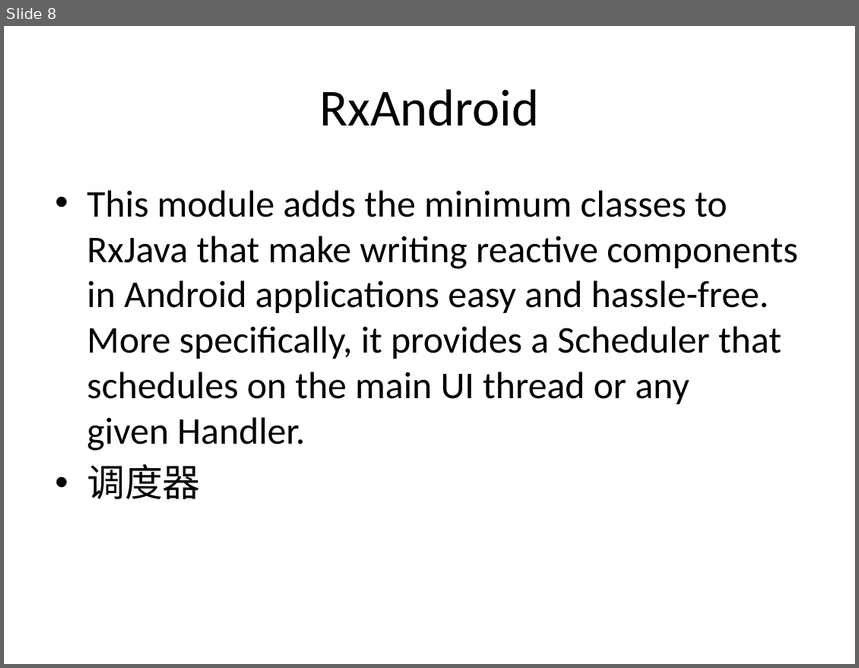
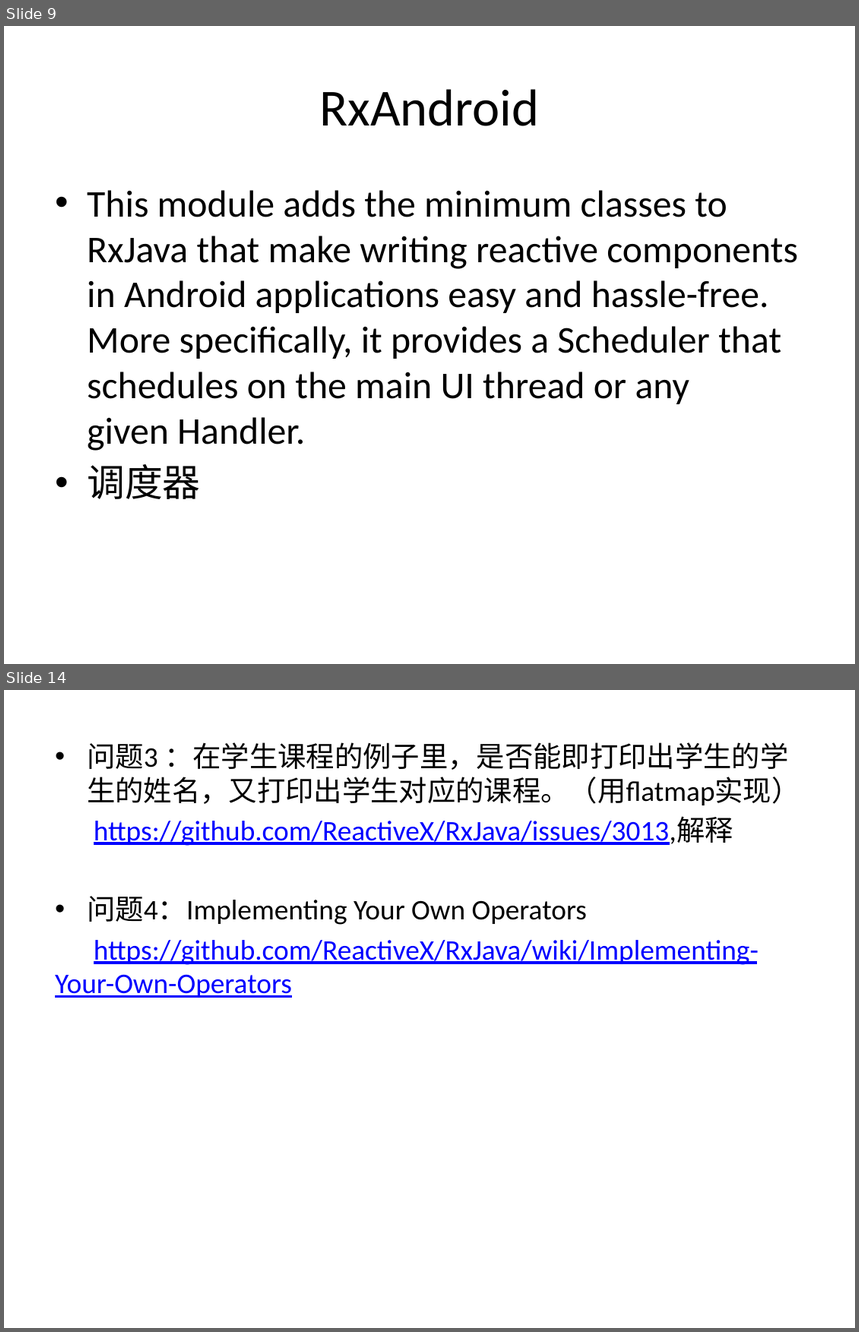
Before and after one commit to YongHuiLuo/TinyEasyView, a slide deck: RxJava 简介.pptx. Shown one above the other, each under a label of ours: slide 8 before the commit, slides 9 and 14 after it; the slides between them are not shown. The pictures are 859x668 and 859x1332 pixels, drawn with LibreOffice and Linux fonts; fonts in the diff are those of the drawing. Boxes give left, top, right and bottom in pixels: in the first picture for what was removed or moved away, otherwise in the second. Text is boxed around its words. In the diff, an @@ line names an element or a change of style, - is before the commit and + after.

```diff
--- a/RxJava 简介.pptx
+++ b/RxJava 简介.pptx
@@ slide 14 added at <box>4,690,855,1328</box>, background #FFFFFF @@
@@ text added at <box>55,742,800,998</box>, 24 pt, text #0000FF, underline @@
+• 问题3 ：在学生课程的例子里，是否能即打印出学生的学生的姓名，又打印出学生对应的课程。（用flatmap实现）
+https://github.com/ReactiveX/RxJava/issues/3013,解释
+• 问题4：Implementing Your Own Operators
+https://github.com/ReactiveX/RxJava/wiki/Implementing-Your-Own-Operators
@@ what was slide 8 is now slide 9 @@
```
Also in this commit, not shown: 2 slides changed, 3 other slides added, 6 other files.
